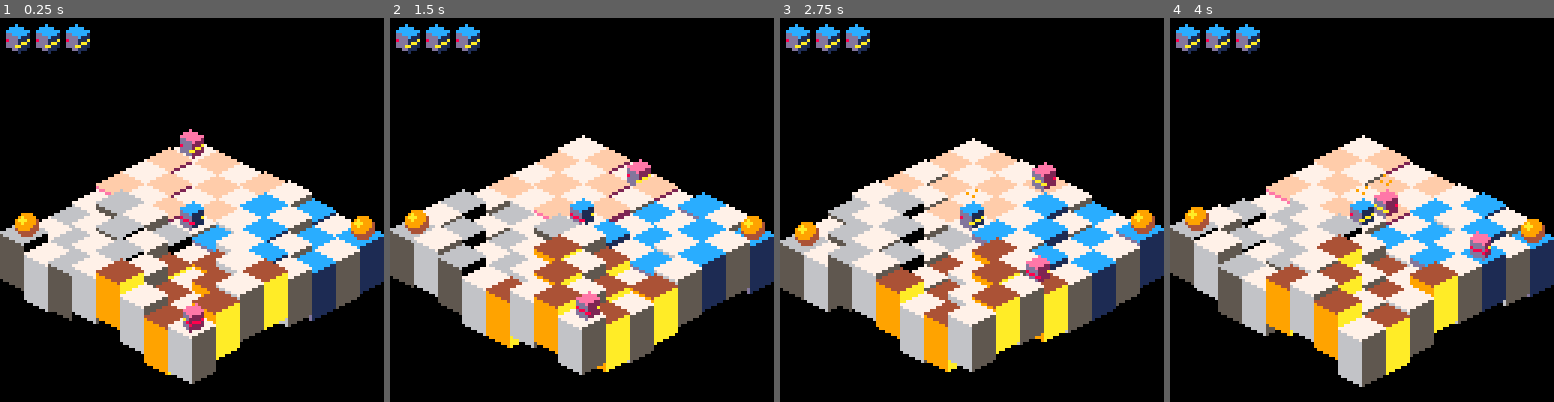
Above: before the commit, frames 1-4 (left to right).
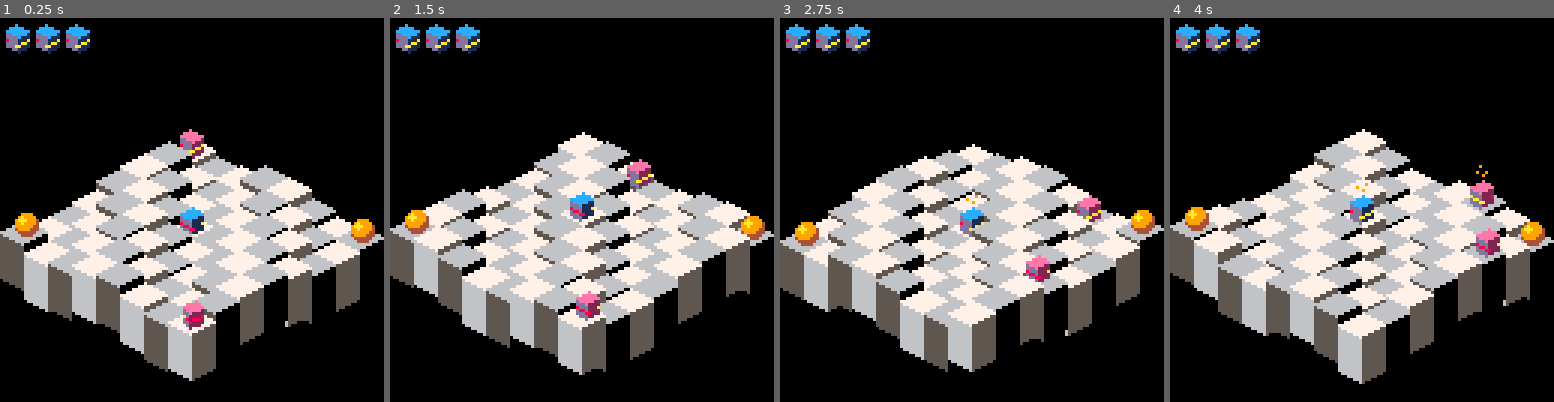
Above: after the commit, the same moments.

Repository: erwinbonsma/BumbleBotsPico8
Game: PICO-8 cartridge rolmops.p8
The game is run twice, just before and just after one commit, with the same random seed, the same clock (stepped at 60 frames per second) and the same inputs.
Inputs:
- Up to frame 1 (0.25 s): no input
- Up to frame 2 (1.5 s): no input
- Up to frame 3 (2.75 s): hold Right 1.6-2.1 s; hold Up 2.15-2.42 s; hold Right from 2.47 s (still down)
- Up to frame 4 (4 s): release Right at 3.03 s; hold Left 3.08-3.58 s; hold Down 3.63-3.97 s

The runs differ from the first frame. In frame 1, 17% of the frame differs, in the area x 25-100%, y 32-96%; in frame 2, 17%; in frame 3, 16%; in frame 4, 18%, in the area x 25-100%, y 28-97%.

Commit message:
Switched to one tile type for Level 1

Diff:
--- a/rolmops.p8
+++ b/rolmops.p8
@@ -133,13 +133,7 @@
     unit.height0=-255
     unit.flex=0
    else
-    local tt=1
-    if c>o.ncol/2 then
-     tt+=1
-    end
-    if r>o.nrow/2 then
-     tt+=2
-    end
+    local tt=3
     unit.tiletype=tt
     unit.flex=tt
    end
